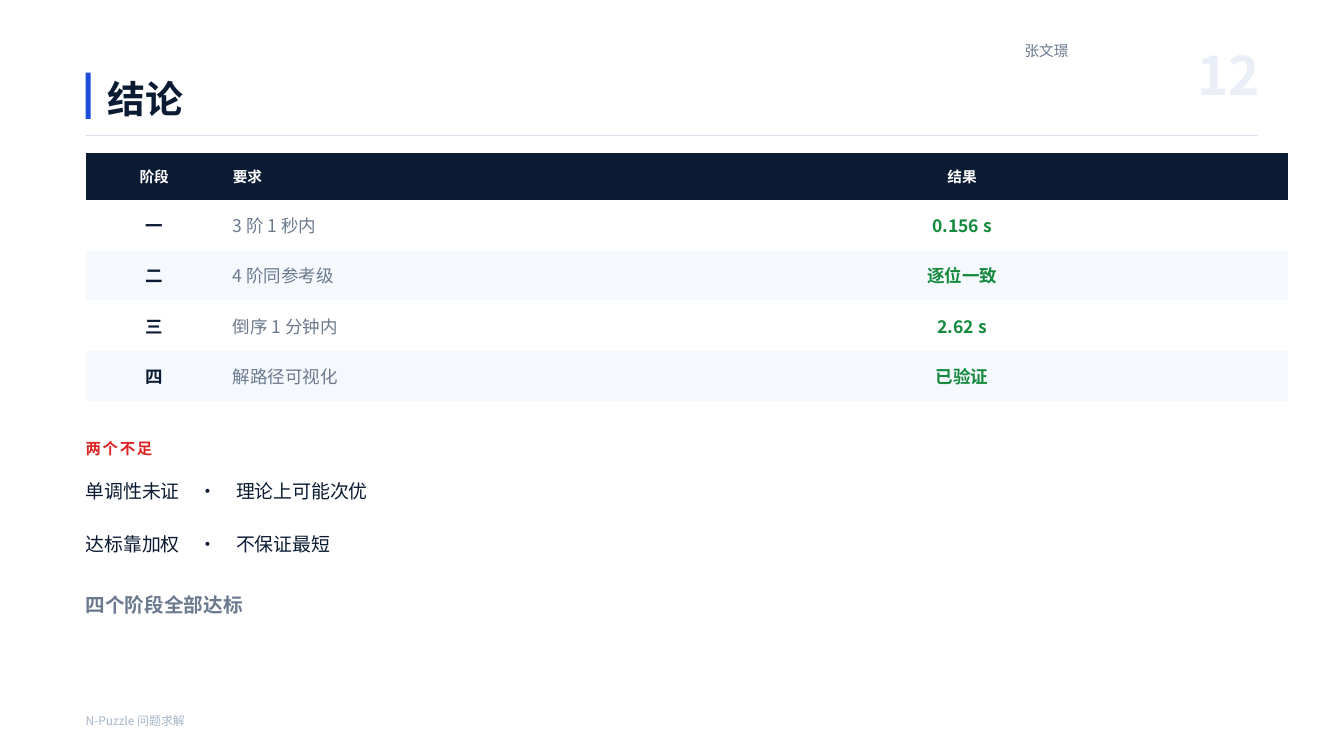
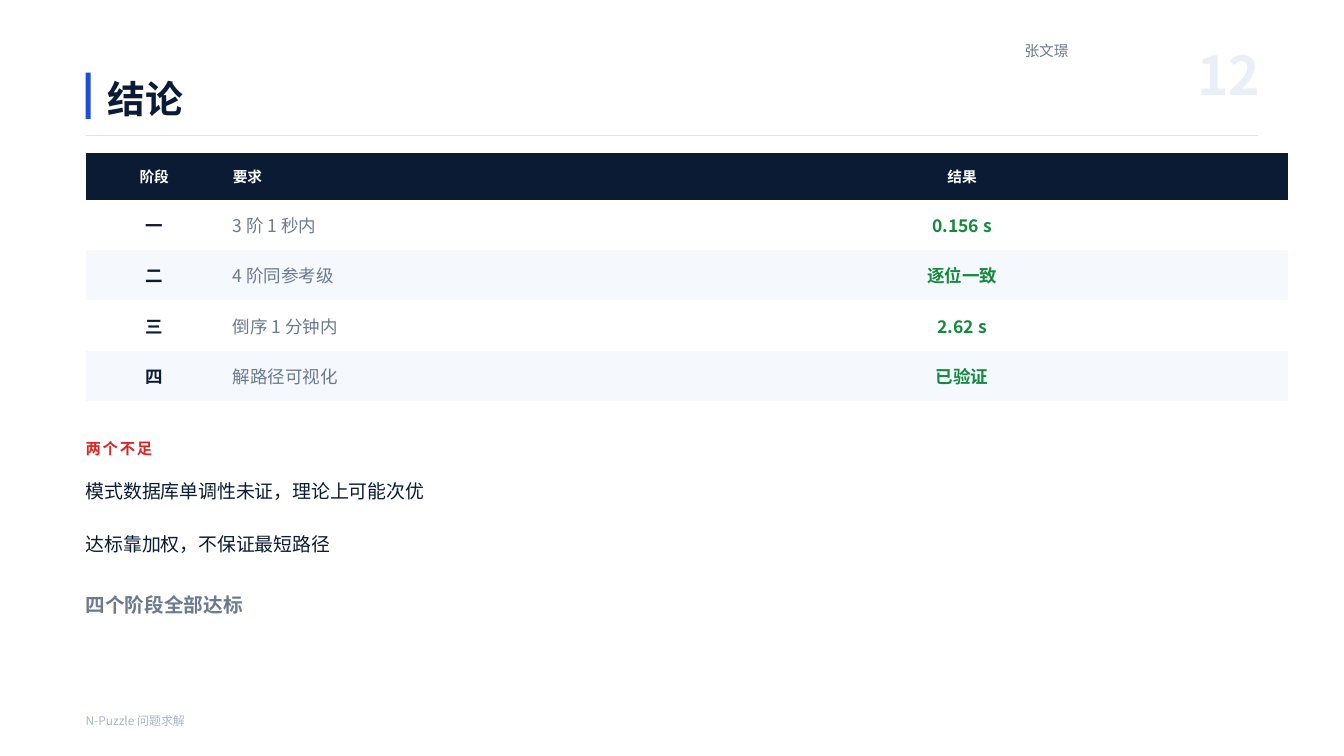
Before and after one commit to lin612320/ai-course-group, a slide deck: slide 12 of 项目一-NPuzzle问题求解/02-演示/N-Puzzle项目演示.pptx. Drawn at 1344x756 pixels with LibreOffice and Linux fonts; fonts in the diff are those of the drawing; background and template pictures are left out. Boxes give left, top, right and bottom in pixels: in the first picture for what was removed or moved away, otherwise in the second. Text is boxed around its words. In the diff, an @@ line names an element or a change of style, - is before the commit and + after.

```diff
--- a/项目一-NPuzzle问题求解/02-演示/N-Puzzle项目演示.pptx
+++ b/项目一-NPuzzle问题求解/02-演示/N-Puzzle项目演示.pptx
@@ text at [86,482,425,500]: text changed @@
-单调性未证 · 理论上可能次优
+模式数据库单调性未证，理论上可能次优
@@ text at [86,535,331,553]: text changed @@
-达标靠加权 · 不保证最短
+达标靠加权，不保证最短路径
```
Also in this commit, not shown: 3 other slides changed, 2 other files.
